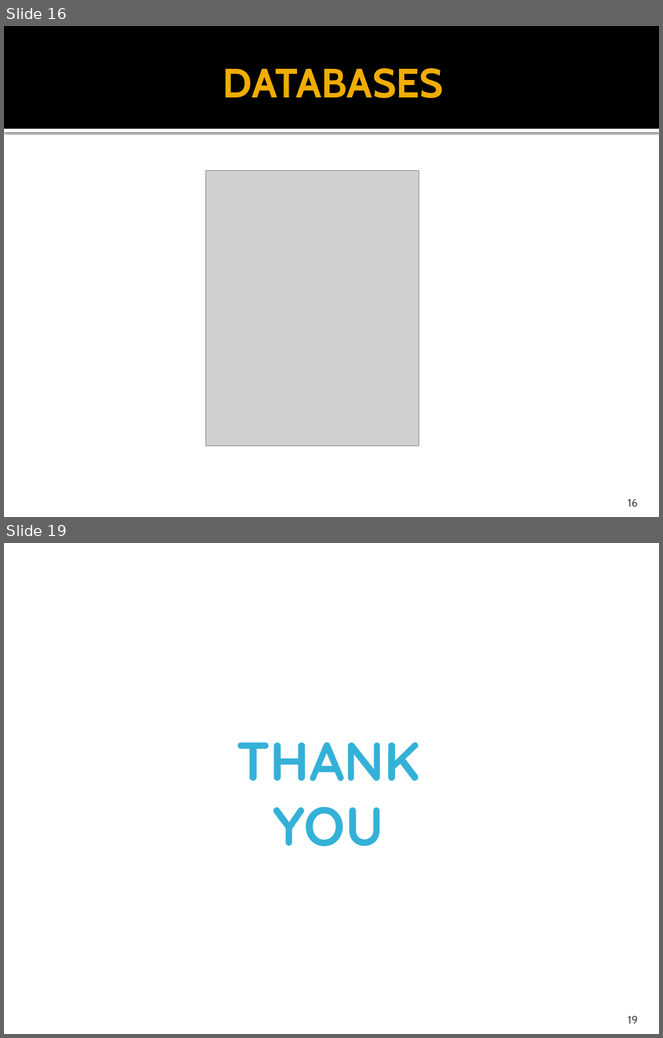
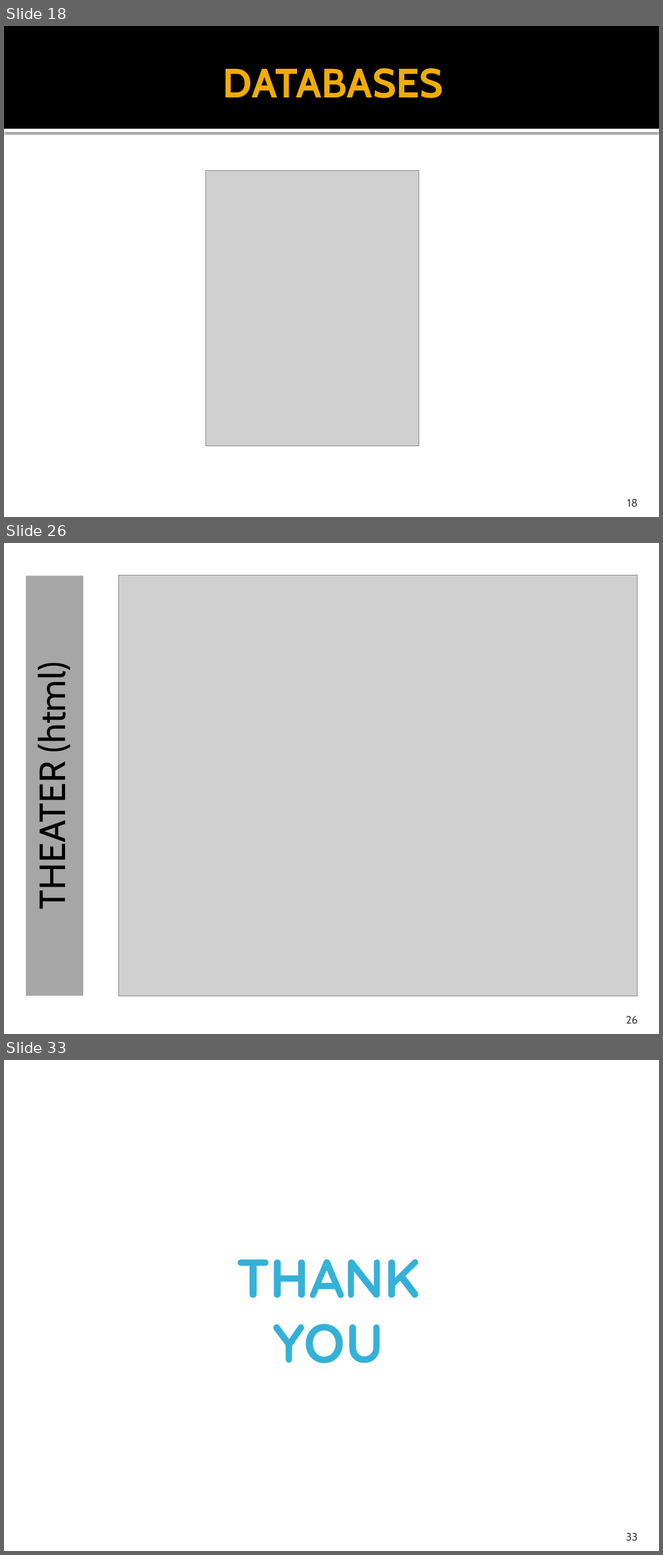
Before and after one commit to Charles-Stephen/Movie_EPROJECT, a slide deck: mydocs/Document.pptx. Shown one above the other, each under a label of ours: slides 16 and 19 before the commit, slides 18, 26 and 33 after it; the slides between them are not shown. The pictures are 663x1038 and 663x1555 pixels, drawn with LibreOffice and Linux fonts; fonts in the diff are those of the drawing; grey boxes stand for pictures; background and template pictures are left out. Boxes give left, top, right and bottom in pixels: in the first picture for what was removed or moved away, otherwise in the second. Text is boxed around its words. In the diff, an @@ line names an element or a change of style, - is before the commit and + after.

```diff
--- a/mydocs/Document.pptx
+++ b/mydocs/Document.pptx
@@ slide 26 added at <box>4,543,659,1034</box>, background #FFFFFF @@
@@ rectangle added at <box>25,575,83,997</box>, fill #A6A6A6, 40 pt, text #000000 @@
+THEATER (html)
@@ picture added at <box>118,575,638,997</box> @@
@@ page number added at <box>626,1016,638,1024</box>, 12 pt, text #454545 @@
+26
@@ what was slide 16 is now slide 18 @@
@@ page number at <box>627,499,638,507</box>: text changed @@
-16
+18
@@ what was slide 19 is now slide 33 @@
@@ page number at <box>626,1533,638,1541</box>: text changed @@
-19
+33
```
Also in this commit, not shown: 2 slides changed, 13 other slides added.
